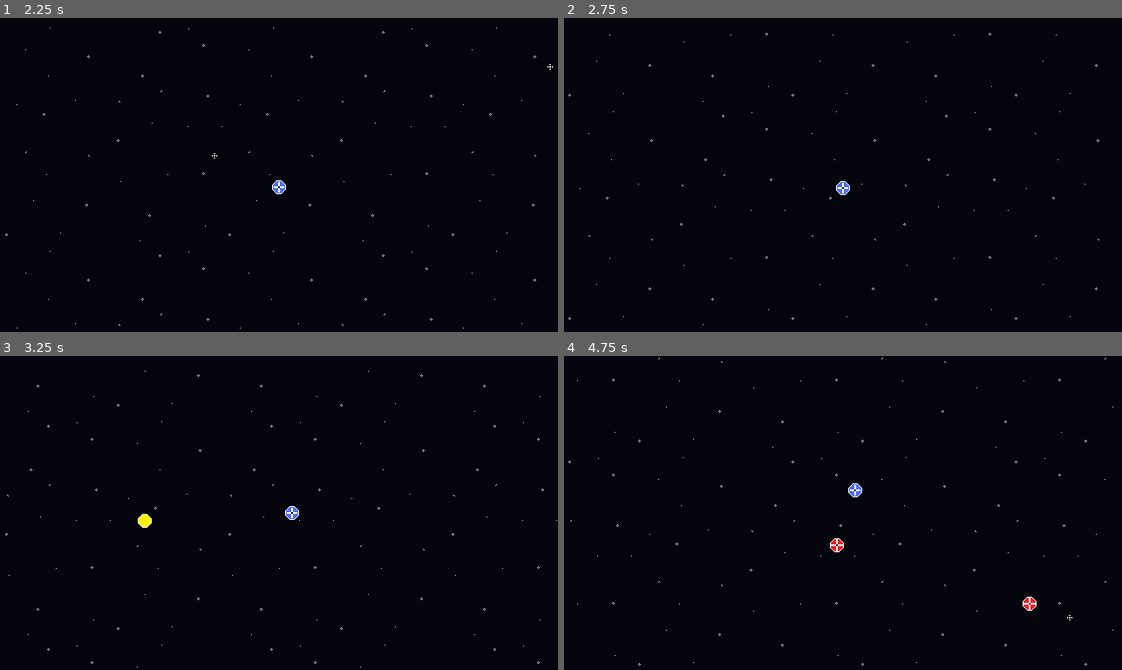
Above: before the commit, frames 1-4 (two rows, left to right).
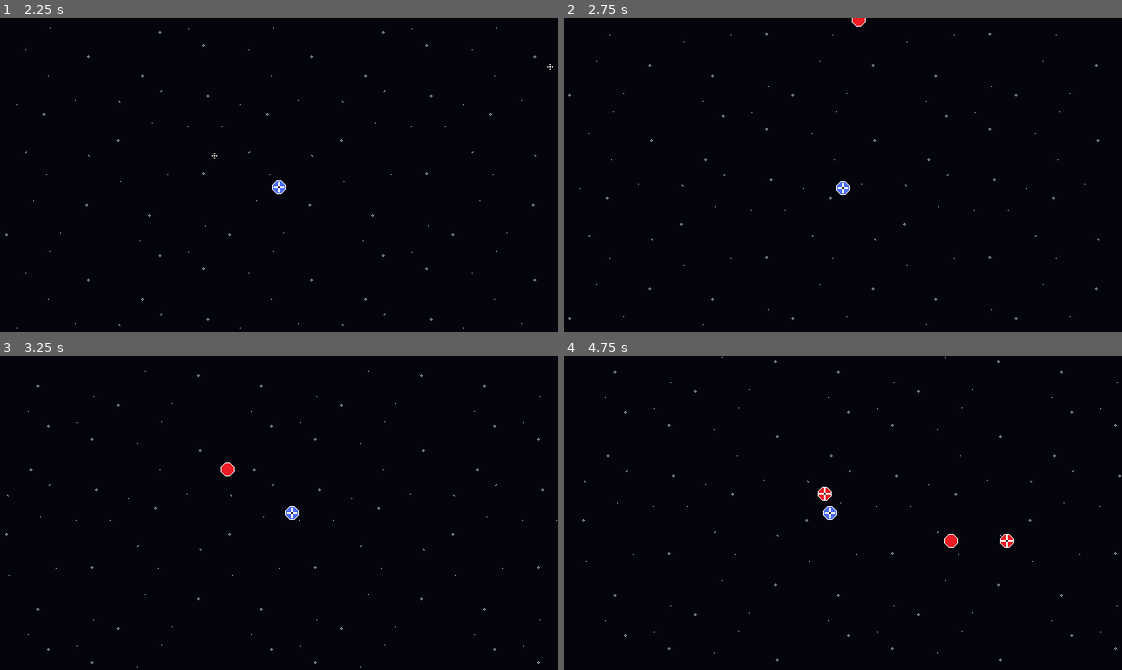
Above: after the commit, the same moments.

Repository: WinterAtne/Game-Jam
Game: Godot game, scene res://scenes/main.tscn
The game is run twice, just before and just after one commit, with the same random seed, the same clock (stepped at 60 frames per second) and the same inputs.
Inputs (mouse positions are in pixels of both pictures, inside the frame that each line leads up to):
- Up to frame 1 (2.25 s): click "Start" at 0.5 s; tap Enter at 1.25 s; move the mouse to (401, 159) at 1.27 s; hold D (right) 1.28-2.03 s; click (401, 159) at 1.35 s; move the mouse to (167, 190) at 2.02 s; hold Down (down) from 2.03 s (still down); click (167, 190) at 2.1 s
- Up to frame 2 (2.75 s): keep holding Down (down)
- Up to frame 3 (3.25 s): move the mouse to (334, 443) at 2.77 s; release Down (down) at 2.78 s; hold D (right) from 2.78 s (still down); click (334, 443) at 2.85 s
- Up to frame 4 (4.75 s): move the mouse to (815, 575) at 3.52 s; release D (right) at 3.53 s; hold W (up) 3.53-4.28 s; click (815, 575) at 3.6 s; move the mouse to (1010, 560) at 4.27 s; hold A (left) from 4.28 s (still down); click (1010, 560) at 4.35 s

Frame 1 is identical in both runs. In frame 2, less than 0.1% of the frame differs, in the area x 51-55%, y 0-3%; in frame 3, 0.2%; in frame 4, 0.8%, in the area x 0-100%, y 0-99%.

Commit message:
Enemies can now respawn

Diff:
--- a/asssets/enemies/chaser.tres
+++ b/asssets/enemies/chaser.tres
@@ -7,9 +7,10 @@
 script = ExtResource("1_8h5a0")
 max_health = 1
 knockback = 1250.0
-speed = 300.0
-acceloration = 350.0
+speed = 350.0
+acceloration = 600.0
 change_direction = 2.0
 lead_by = 0.0
 coherence_ratio = 0.5
 sprite = ExtResource("2_ofhcw")
+max_spawn_count = 12
--- a/asssets/enemies/enemy_type.gd
+++ b/asssets/enemies/enemy_type.gd
@@ -12,3 +12,4 @@
 #@export var far_chase_cohere_ratio : float = 0.5
 #@export var near_chase_cohere_ratio : float = 0.8
 @export var sprite : Texture2D
+@export var max_spawn_count : int = 12
--- a/asssets/enemies/follower.tres
+++ b/asssets/enemies/follower.tres
@@ -9,7 +9,7 @@
 knockback = 1250.0
 speed = 600.0
 acceloration = 1200.0
-change_direction = 0.75
+change_direction = 2.0
 lead_by = -0.25
 coherence_ratio = 0.5
 sprite = ExtResource("2_qsatk")
--- a/asssets/enemies/leader.tres
+++ b/asssets/enemies/leader.tres
@@ -9,7 +9,8 @@
 knockback = 1250.0
 speed = 500.0
 acceloration = 600.0
-change_direction = 1.0
-lead_by = 0.25
+change_direction = 0.75
+lead_by = 0.5
 coherence_ratio = 0.5
 sprite = ExtResource("2_sqhrn")
+max_spawn_count = 12
--- a/scenes/enemies/enemy.gd
+++ b/scenes/enemies/enemy.gd
@@ -1,5 +1,7 @@
 class_name Enemy
 extends CharacterBody2D
+
+signal died()
 
 var type : EnemyType = null
 
@@ -41,6 +43,7 @@
 	move_and_slide()
 
 func die() -> void:
+	died.emit()
 	queue_free()
 
 func _on_boid_area_area_entered(area: Area2D) -> void:
--- a/scenes/level.gd
+++ b/scenes/level.gd
@@ -9,14 +9,25 @@
 @export var enemy_types : Array[EnemyType] = []
 @export var enemy_spawn_dinstance : int = 2000
 
+var spawned_enemies : Array[int] = []
+
 func _init() -> void:
 	if instance == null:
 		instance = self
 	else:
 		self.queue_free()
 
+func _ready() -> void:
+	spawned_enemies.resize(enemy_types.size())
+	spawned_enemies.fill(0)
+
 func spawn_enemies() -> void:
-	var type : EnemyType = enemy_types.pick_random()
+	var type_index : int = randi_range(0, enemy_types.size() -1)
+	var type : EnemyType = enemy_types[type_index]
+	if (spawned_enemies[type_index] >= type.max_spawn_count):
+		return
+	spawned_enemies[type_index] += 1
+
 	var spawned_enemy : Enemy = enemy_template.instantiate()
 	spawned_enemy.type = type
 	add_child(spawned_enemy)
@@ -24,6 +35,8 @@
 	var direction = Vector2(randf_range(-1, 1), randf_range(-1, 1)).normalized()
 	spawned_enemy.position = enemy_spawn_dinstance * direction + Player.instance.global_position
 
+	spawned_enemy.died.connect(func(): spawned_enemies[type_index] -= 1)
+
 
 func end_game() -> void:
 	game_over.emit()
